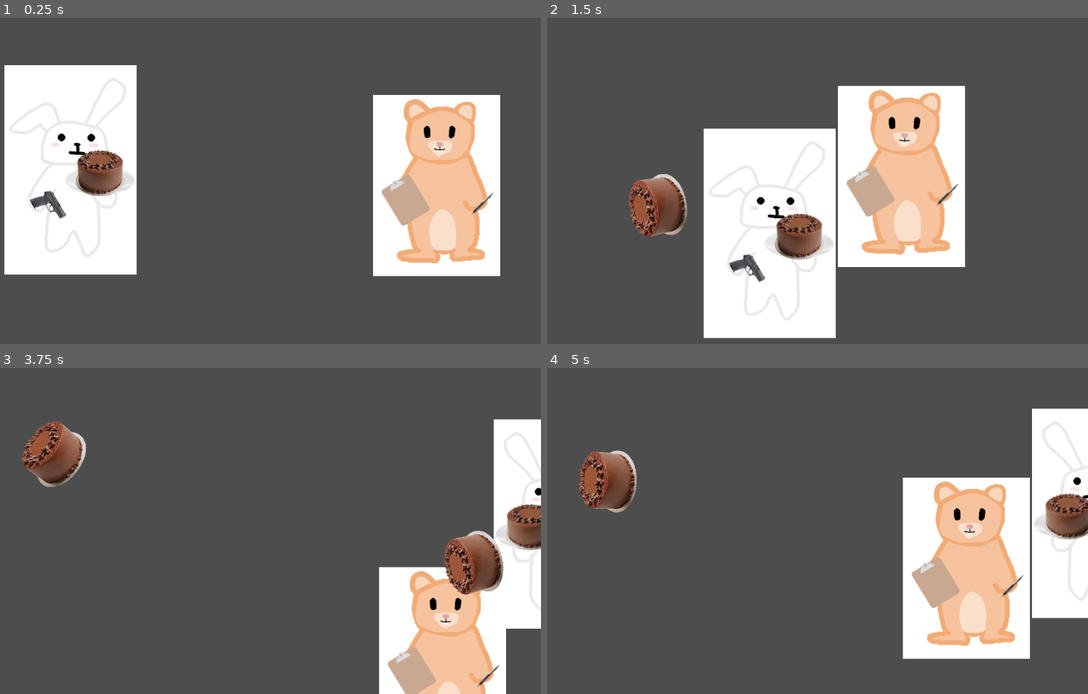
Above: before the commit, frames 1-4 (two rows, left to right).
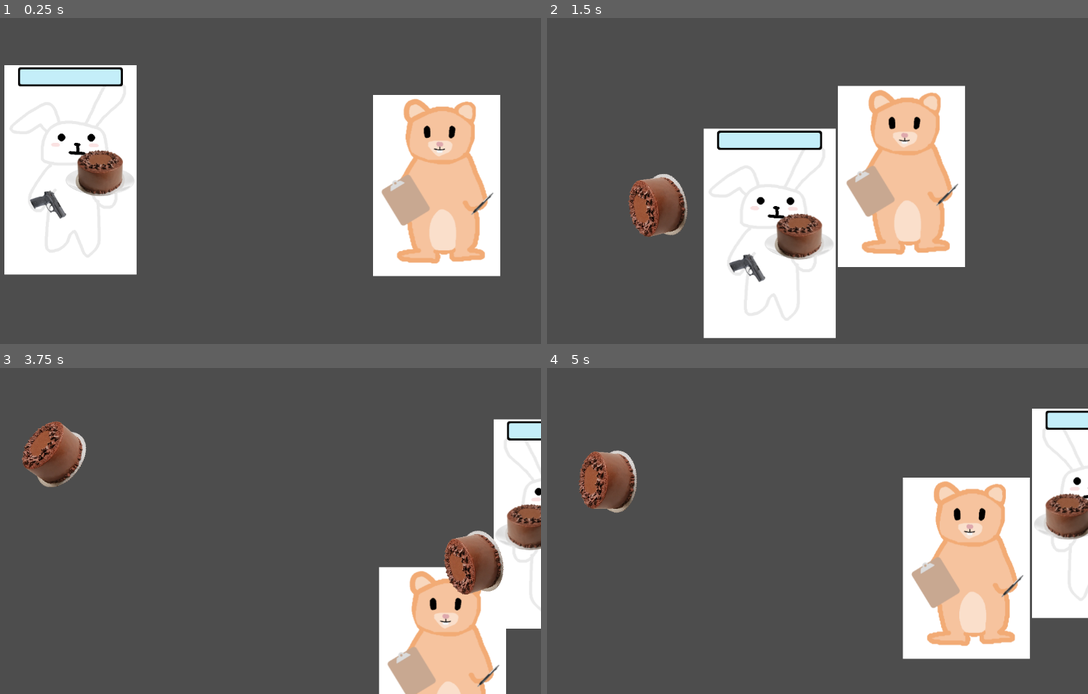
Above: after the commit, the same moments.

Repository: mel0327/Bearys-Bakery
Game: Godot game, scene res://test.tscn
Two runs of this game, one before a commit and one after it. Both use one fixed random seed, a clock stepped at 60 frames per second and the inputs below. The project has no main scene, so this scene is started directly.
Inputs (mouse positions are in pixels of both pictures, inside the frame that each line leads up to):
- Up to frame 1 (0.25 s): no input
- Up to frame 2 (1.5 s): move the mouse to (925, 164) at 0.52 s; hold Right (move_right) 0.53-1.28 s; click (925, 164) at 0.6 s; move the mouse to (682, 197) at 1.27 s; hold Down (move_down) from 1.28 s (still down); click (682, 197) at 1.35 s
- Up to frame 3 (3.75 s): move the mouse to (308, 459) at 2.02 s; release Down (move_down) at 2.03 s; hold Right (move_right) 2.03-2.78 s; click (308, 459) at 2.1 s; move the mouse to (221, 596) at 2.77 s; hold Up (move_up) 2.78-3.53 s; click (221, 596) at 2.85 s; move the mouse to (427, 579) at 3.52 s; hold Left (move_left) from 3.53 s (still down); click (427, 579) at 3.6 s
- Up to frame 4 (5 s): keep holding Left (move_left); move the mouse to (622, 482) at 4.27 s; click (622, 482) at 4.35 s

The runs differ from the first frame. In frame 1, 1.2% of the frame differs, in the area x 3-23%, y 15-22%; in frame 2, 1.2%, in the area x 31-51%, y 34-41%; in frame 3, 0.4%; in frame 4, 0.5%.

Commit message:
Add heathbar and health pickup

Diff:
--- /dev/null
+++ b/beary's-bakery/item.gd
@@ -0,0 +1,8 @@
+class_name Item extends Resource
+
+@export var display_name := ""
+@export var texture: Texture2D = null
+#@export var sound_on_pickup: AudioStream = null
+
+func use(player: Player) -> void:
+	pass
--- /dev/null
+++ b/beary's-bakery/item_healing.gd
@@ -0,0 +1,7 @@
+class_name ItemHealing extends Item
+
+@export var healing_amount := 1
+
+
+func use(player: Player) -> void:
+	player.health += healing_amount
--- /dev/null
+++ b/beary's-bakery/pickup.gd
@@ -0,0 +1,29 @@
+class_name Pickup extends Area2D
+
+@export var item: Item = null: set = set_item
+
+@onready var _sprite_2d: Sprite2D = %Sprite2D
+
+
+func _ready() -> void:
+	set_item(item)
+
+	body_entered.connect(func (body: Node2D) -> void:
+		if body is Player:
+			item.use(body)
+			set_deferred("monitoring", false)
+			queue_free()
+		)
+
+
+func _get_configuration_warnings() -> PackedStringArray:
+	var warnings := PackedStringArray()
+	if item == null:
+		warnings.append("The pickup has no item assigned. Please assign an item to the pickup in the inspector.")
+	return warnings
+
+
+func set_item(value: Item) -> void:
+	item = value
+	if _sprite_2d != null:
+		_sprite_2d.texture = item.texture
--- /dev/null
+++ b/beary's-bakery/pickup.tscn
@@ -0,0 +1,25 @@
+[gd_scene load_steps=6 format=3 uid="uid://cb6shnpfgkj8r"]
+
+[ext_resource type="Texture2D" uid="uid://ba0unipl3r8n0" path="res://green candy.png" id="1_2rdka"]
+[ext_resource type="Script" path="res://pickup.gd" id="1_hd0kq"]
+[ext_resource type="Script" path="res://item_healing.gd" id="2_q4dem"]
+
+[sub_resource type="Resource" id="Resource_d3hli"]
+script = ExtResource("2_q4dem")
+healing_amount = 1
+display_name = ""
+texture = ExtResource("1_2rdka")
+
+[sub_resource type="CircleShape2D" id="CircleShape2D_tnrpn"]
+radius = 211.059
+
+[node name="Pickup" type="Area2D"]
+script = ExtResource("1_hd0kq")
+item = SubResource("Resource_d3hli")
+
+[node name="CollisionShape2D" type="CollisionShape2D" parent="."]
+shape = SubResource("CircleShape2D_tnrpn")
+
+[node name="Sprite2D" type="Sprite2D" parent="."]
+unique_name_in_owner = true
+texture = ExtResource("1_2rdka")
--- a/beary's-bakery/player.gd
+++ b/beary's-bakery/player.gd
@@ -3,6 +3,16 @@
 @export var speed := 1000.0
 @export var drag_factor := 10.0
 @export var max_health := 5
+
+var health := max_health: set = set_health
+
+@onready var health_bar: ProgressBar = %HealthBar
+@onready var collision_shape_2d: CollisionShape2D = %CollisionShape2D
+
+
+func _ready() -> void:
+	health_bar.max_value = 4
+	health_bar.value = health
 
 func _physics_process(delta: float) -> void:
 	var move_direction := Input.get_vector("move_left", "move_right", "move_up", "move_down")
@@ -10,3 +20,13 @@
 	var steering := desired_velocity - velocity
 	velocity += steering * drag_factor * delta
 	move_and_slide()
+
+func set_health(new_health: int) -> void:
+	var previous_health := health
+	health = clampi(new_health, 0, max_health)
+	health_bar.value = health
+	if health == 0:
+		die()
+
+func die() -> void:
+	queue_free()
--- a/beary's-bakery/player.tscn
+++ b/beary's-bakery/player.tscn
@@ -9,6 +9,29 @@
 [sub_resource type="CircleShape2D" id="CircleShape2D_hu2ak"]
 radius = 136.015
 
+[sub_resource type="StyleBoxFlat" id="StyleBoxFlat_137ye"]
+bg_color = Color(0, 0, 0, 0.564706)
+border_width_left = 4
+border_width_top = 4
+border_width_right = 4
+border_width_bottom = 4
+border_color = Color(0, 0, 0, 1)
+corner_radius_top_left = 4
+corner_radius_top_right = 4
+corner_radius_bottom_right = 4
+corner_radius_bottom_left = 4
+expand_margin_left = 4.0
+expand_margin_top = 4.0
+expand_margin_right = 4.0
+expand_margin_bottom = 4.0
+
+[sub_resource type="StyleBoxFlat" id="StyleBoxFlat_galb8"]
+bg_color = Color(0.768432, 0.933258, 0.976133, 1)
+corner_radius_top_left = 4
+corner_radius_top_right = 4
+corner_radius_bottom_right = 4
+corner_radius_bottom_left = 4
+
 [node name="Player" type="CharacterBody2D"]
 script = ExtResource("1_bpgu4")
 
@@ -17,6 +40,7 @@
 script = ExtResource("3_egeio")
 
 [node name="CollisionShape2D" type="CollisionShape2D" parent="."]
+unique_name_in_owner = true
 shape = SubResource("CircleShape2D_hu2ak")
 
 [node name="WeaponPivot" type="Node2D" parent="."]
@@ -27,3 +51,14 @@
 [node name="Weapon" parent="WeaponPivot/Marker2D" instance=ExtResource("4_1khfd")]
 position = Vector2(50, 0)
 scale = Vector2(0.25, 0.25)
+
+[node name="HealthBar" type="ProgressBar" parent="."]
+unique_name_in_owner = true
+offset_left = -100.0
+offset_top = -200.0
+offset_right = 100.0
+offset_bottom = -170.0
+theme_override_styles/background = SubResource("StyleBoxFlat_137ye")
+theme_override_styles/fill = SubResource("StyleBoxFlat_galb8")
+value = 50.0
+show_percentage = false
Binary file added: beary's-bakery/green candy.png
Not shown, added: beary's-bakery/green candy.png.import
Not shown: 1 places in beary's-bakery/player.tscn that only renumber resources
